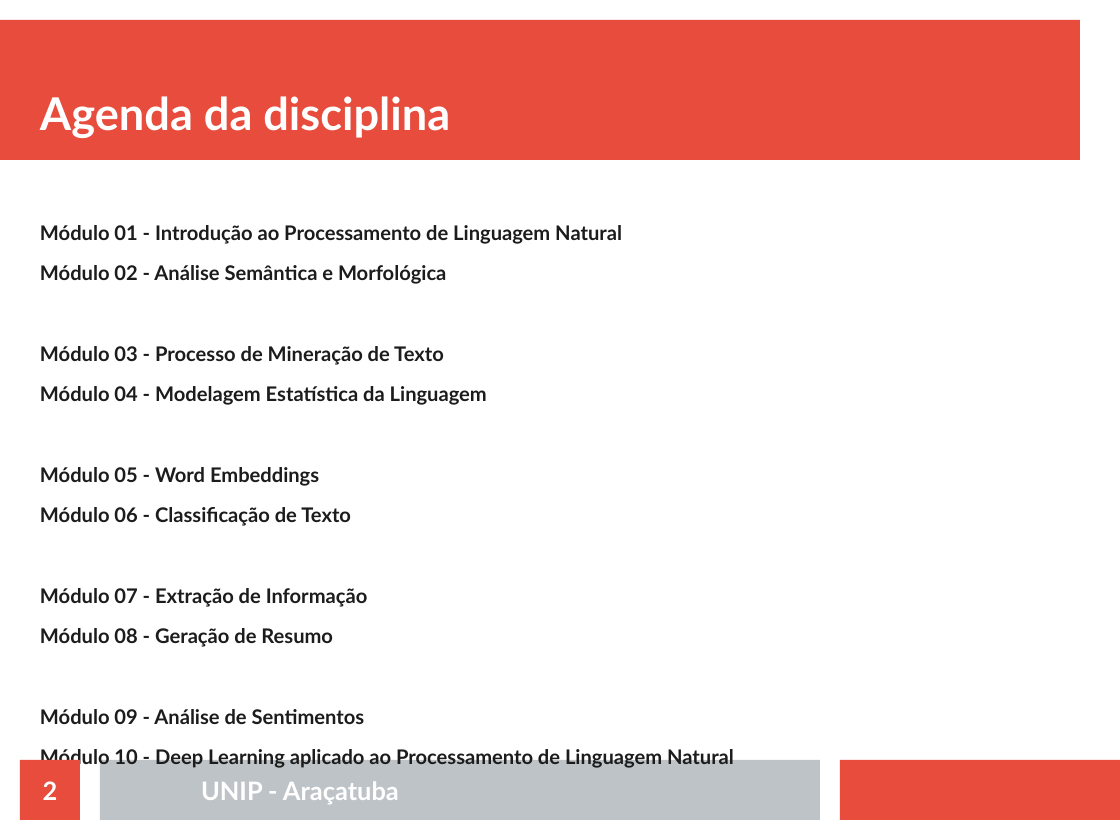
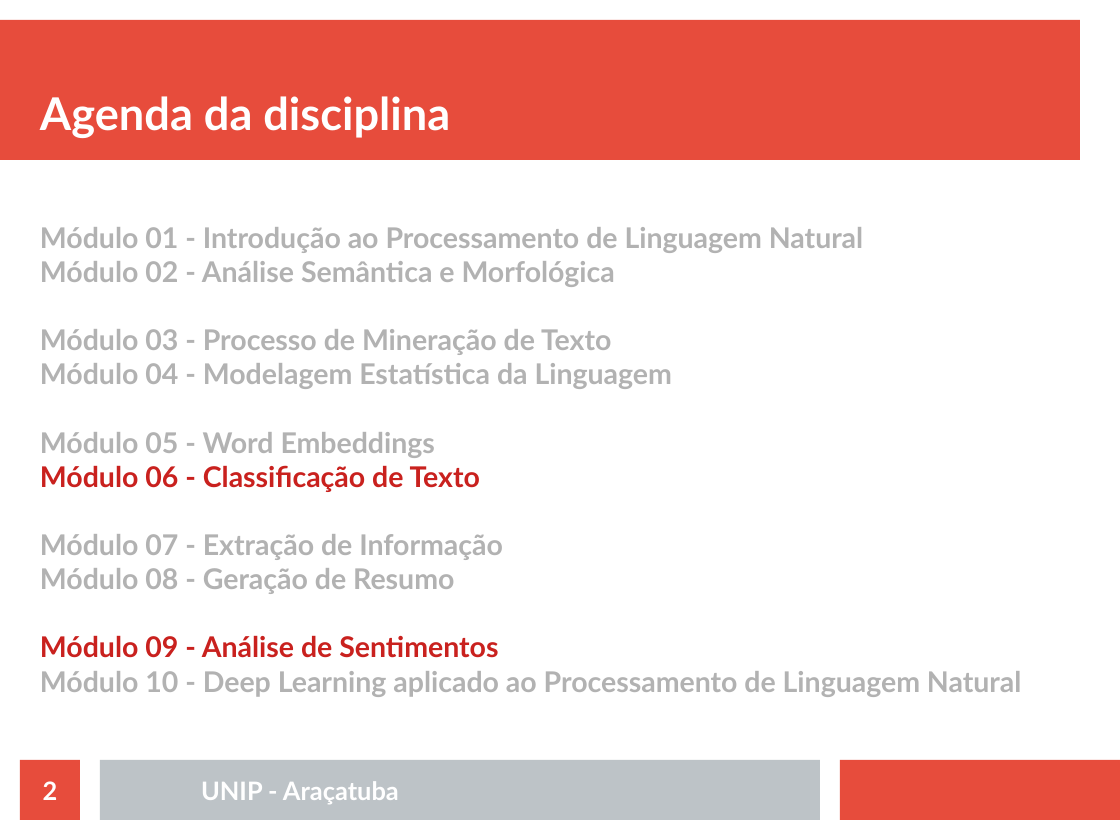
Before and after one commit to rafaelstojoao/pos-unip, a slide deck: slide 2 of [2020][modulo][Processamento_Linguagem_Natural]/[aula]02[classificacao].odp. Drawn at 1120x840 pixels with LibreOffice and Linux fonts; fonts in the diff are those of the drawing. Boxes give left, top, right and bottom in pixels: in the first picture for what was removed or moved away, otherwise in the second. Text is boxed around its words. In the diff, an @@ line names an element or a change of style, - is before the commit and + after.

```diff
--- a/[2020][modulo][Processamento_Linguagem_Natural]/[aula]02[classificacao].odp
+++ b/[2020][modulo][Processamento_Linguagem_Natural]/[aula]02[classificacao].odp
@@ text "Módulo 01 - Introdução ao ..." at (x1=40, y1=227, x2=1021, y2=697): size 14.3 to 20.1 pt; text colour #1C1C1C to #B2B2B2 in "Módulo 01 - Introdução ao Processamento de ...", "Módulo 02 - Análise Semântica e Morfológica", "Módulo 03 - Processo de Mineração de ...", "Módulo 04 - Modelagem Estatística da Linguagem" and 4 more places; text colour #1C1C1C to #C9211E in "Módulo 06 - Classificação de Texto", "Módulo 09 - Análise de Sentimentos"; less space between paragraphs @@
```
Also in this commit, not shown: 2 other slides changed, 25 slides added, 4 slides removed, 46 other files.
